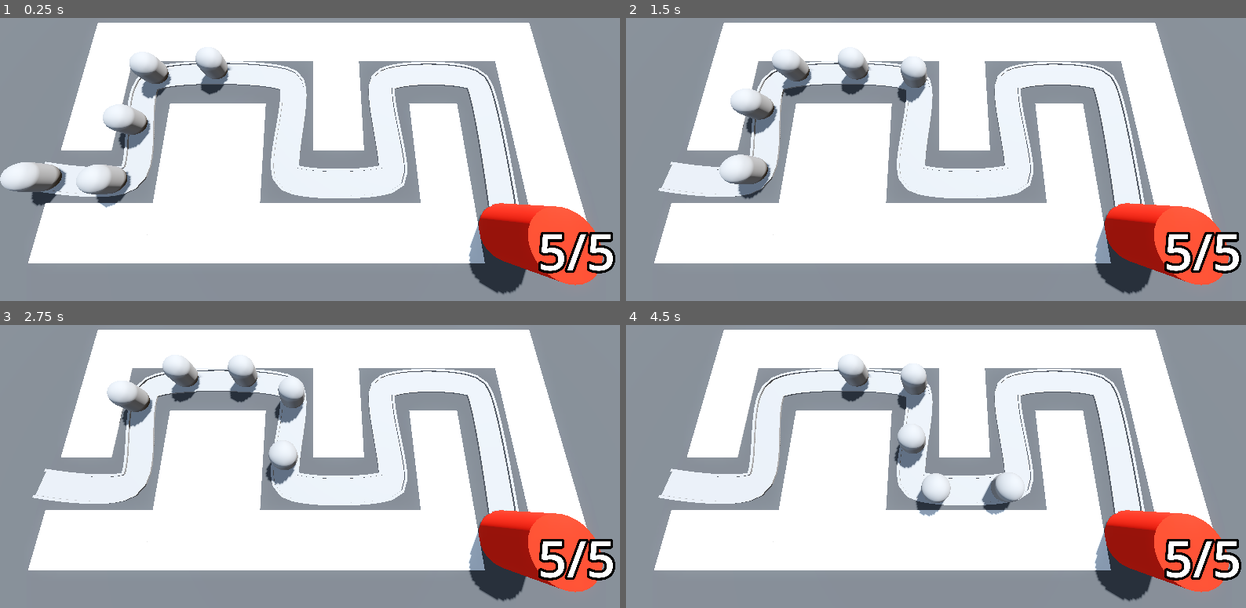
Above: before the commit, frames 1-4 (two rows, left to right).
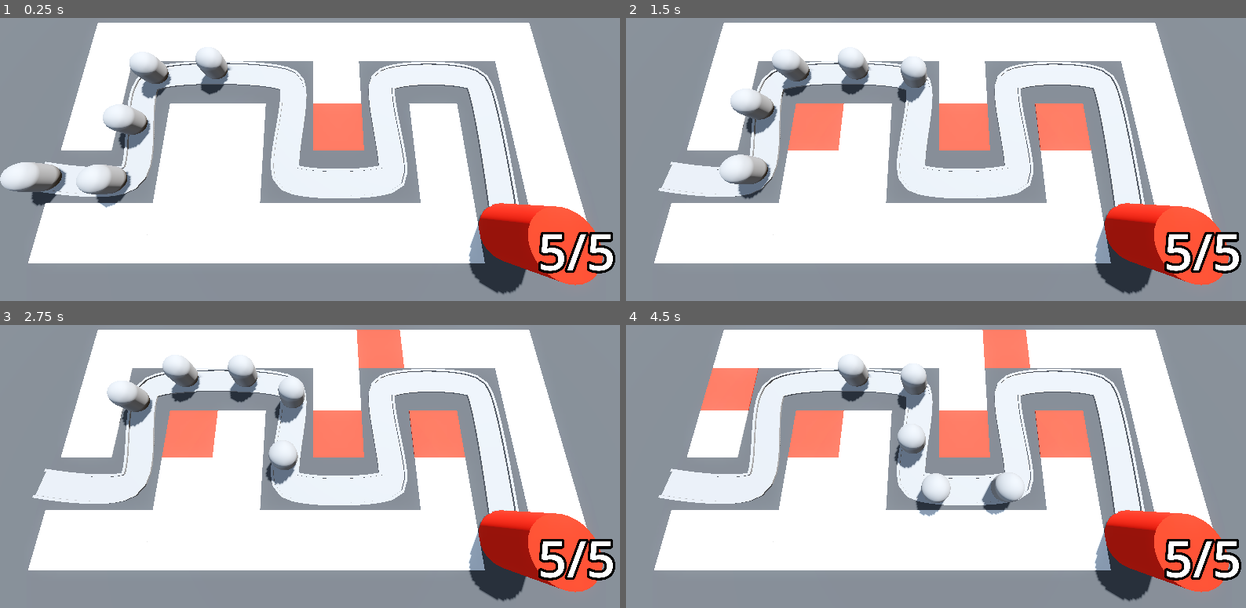
Above: after the commit, the same moments.

Repository: Bzparkes/BarbarianBlaster
Game: Godot game, scene res://BaseLevel.tscn
Two runs of this game, one before a commit and one after it. Both use one fixed random seed, a clock stepped at 60 frames per second and the inputs below.
Inputs (mouse positions are in pixels of both pictures, inside the frame that each line leads up to):
- Up to frame 1 (0.25 s): no input
- Up to frame 2 (1.5 s): move the mouse to (1078, 114) at 0.52 s; move the mouse to (812, 148) at 1.27 s
- Up to frame 3 (2.75 s): move the mouse to (378, 358) at 2.02 s
- Up to frame 4 (4.5 s): move the mouse to (911, 508) at 2.77 s; move the mouse to (1128, 489) at 3.52 s; move the mouse to (750, 384) at 4.27 s

The runs differ from the first frame. In frame 1, 1.3% of the frame differs, in the area x 50-59%, y 30-47%; in frame 2, 4.0%; in frame 3, 4.9%; in frame 4, 6.1%, in the area x 12-76%, y 1-47%.

Commit message:
Added in interacting with the gridmap using the mouse

Diff:
--- a/BaseLevel.tscn
+++ b/BaseLevel.tscn
@@ -37,14 +37,14 @@
 transform = Transform3D(-0.8660254, -0.43301278, 0.25, 0, 0.49999997, 0.86602545, -0.50000006, 0.75, -0.43301266, 0, 0, 0)
 shadow_enabled = true
 
-[node name="RayPickerCamera" parent="." instance=ExtResource("1_knq2t")]
+[node name="RayPickerCamera" parent="." node_paths=PackedStringArray("gridmap") instance=ExtResource("1_knq2t")]
 transform = Transform3D(1, 0, 0, 0, 0.26050454, 0.96547264, 0, -0.96547264, 0.26050454, 0, 18, 7.215)
+gridmap = NodePath("../GridMap")
 
 [node name="CSGBox3D" type="CSGBox3D" parent="."]
 transform = Transform3D(1, 0, 0, 0, 1, 0, 0, 0, 1, 0, -1, 0)
 size = Vector3(100, 2, 100)
 material = SubResource("StandardMaterial3D_lvb7b")
-metadata/_edit_lock_ = true
 
 [node name="GridMap" type="GridMap" parent="."]
 mesh_library = ExtResource("1_lvb7b")
@@ -54,7 +54,6 @@
 "cells": PackedInt32Array(65535, 65534, 524288, 65531, 65535, 524288, 4, 65535, 524288, 65531, 65534, 524288, 65532, 65 …(482 unchanged characters)…
 }
 metadata/_editor_floor_ = Vector3(0, 0, 0)
-metadata/_edit_lock_ = true
 
 [node name="Path3D" type="Path3D" parent="."]
 curve = SubResource("Curve3D_lvb7b")
@@ -105,7 +104,7 @@
 transform = Transform3D(-0.1643964, 0, -0.98637784, 0, 1, 0, 0.98637784, 0, -0.1643964, -21, 0, 6)
 
 [node name="Enemy2" parent="Path3D" instance=ExtResource("2_5x8ra")]
-transform = Transform3D(0.017463768, 0, -0.9998305, 0, 1, 0, 0.9998305, 0, 0.017463768, -16.024893, 0, 6.4424577)
+transform = Transform3D(0.017463762, 0, -0.99983025, 0, 1, 0, 0.99983025, 0, 0.017463762, -16.024893, 0, 6.4424577)
 progress = 5.0
 
 [node name="Enemy3" parent="Path3D" instance=ExtResource("2_5x8ra")]
@@ -117,7 +116,7 @@
 progress = 15.0
 
 [node name="Enemy5" parent="Path3D" instance=ExtResource("2_5x8ra")]
-transform = Transform3D(0.029546184, 0, -0.99954647, 0, 1, 0, 0.99954647, 0, 0.029546184, -9.416761, 0, -2.8104439)
+transform = Transform3D(0.029546179, 0, -0.99954623, 0, 1, 0, 0.99954623, 0, 0.029546179, -9.416761, 0, -2.8104439)
 progress = 20.0
 
 [node name="Base" parent="." instance=ExtResource("3_o2j4u")]
--- a/RayPickerCamera/ray_picker_camera.gd
+++ b/RayPickerCamera/ray_picker_camera.gd
@@ -1,4 +1,6 @@
 extends Camera3D
+
+@export var gridmap: GridMap
 
 @onready var ray_cast_3d: RayCast3D = $RayCast3D
 
@@ -7,4 +9,11 @@
 	var mouse_position: Vector2 = get_viewport().get_mouse_position()
 	ray_cast_3d.target_position = project_local_ray_normal(mouse_position) * 100.0
 	ray_cast_3d.force_raycast_update()
-	printt(ray_cast_3d.get_collider(), ray_cast_3d.get_collision_point())
+
+	if ray_cast_3d.is_colliding():
+		var collider = ray_cast_3d.get_collider()
+		if collider is GridMap:
+			var collision_point = ray_cast_3d.get_collision_point()
+			var cell = gridmap.local_to_map(collision_point)
+			if gridmap.get_cell_item(cell) == 0:
+				gridmap.set_cell_item(cell, 1)
